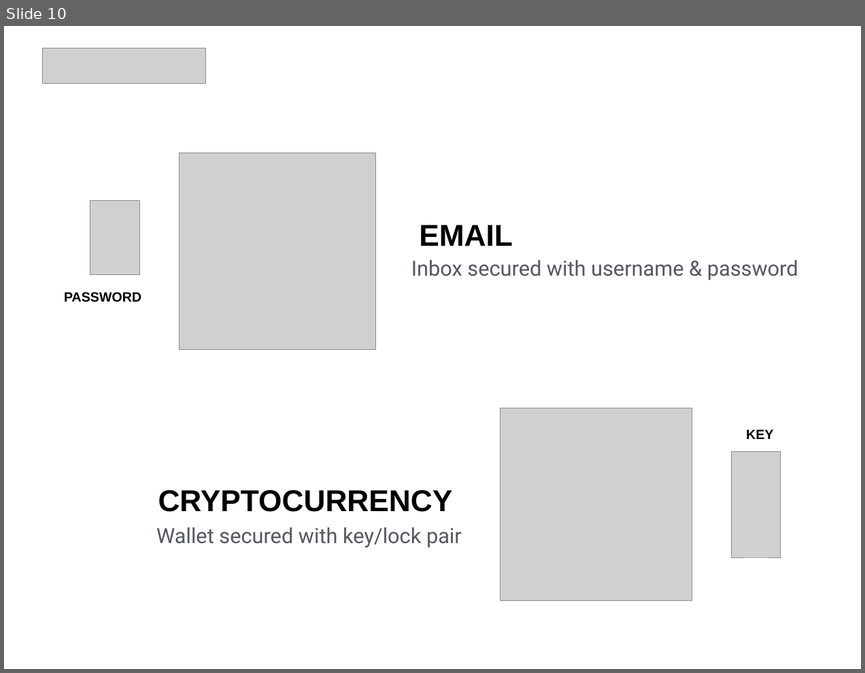
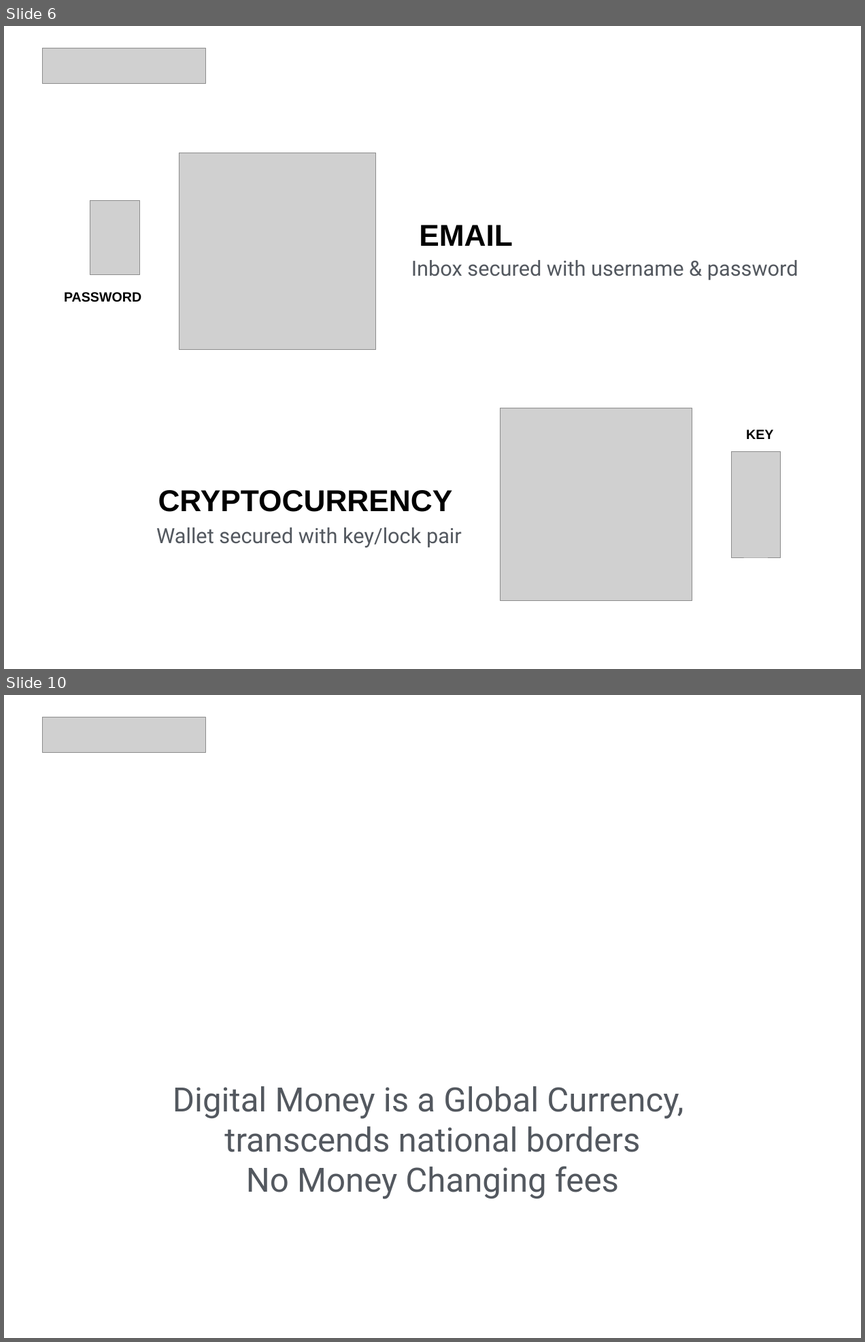
Before and after one commit to texture/ethereum101, a slide deck: cryptocurrency/cryptocurrency.ppt. Shown one above the other, each under a label of ours: slide 10 before the commit, slides 6 and 10 after it; the slides between them are not shown. The pictures are 865x673 and 865x1342 pixels, drawn with LibreOffice and Linux fonts; fonts in the diff are those of the drawing; grey boxes stand for pictures. Boxes give left, top, right and bottom in pixels: in the first picture for what was removed or moved away, otherwise in the second. Text is boxed around its words. In the diff, an @@ line names an element or a change of style, - is before the commit and + after.

```diff
--- a/cryptocurrency/cryptocurrency.ppt
+++ b/cryptocurrency/cryptocurrency.ppt
@@ slide 10 added at [4, 695, 861, 1338], background #FFFFFF @@
@@ picture added at [43, 717, 205, 752] @@
@@ title added at [173, 1086, 683, 1199], 40 pt, text #53585F @@
+Digital Money is a Global Currency,
+transcends national borders
+No Money Changing fees
@@ what was slide 10 is now slide 6 @@
```
Also in this commit, not shown: 3 slides changed, 1 other slide added, 1 slide removed, 10 other files.
